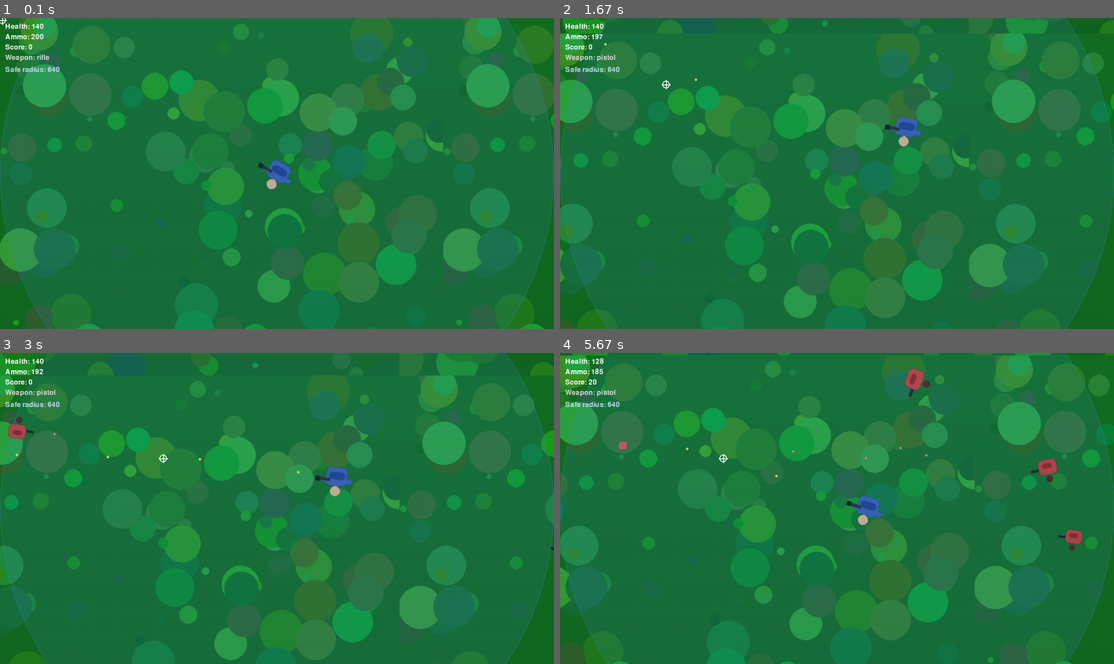
Above: before the commit, frames 1-4 (two rows, left to right).
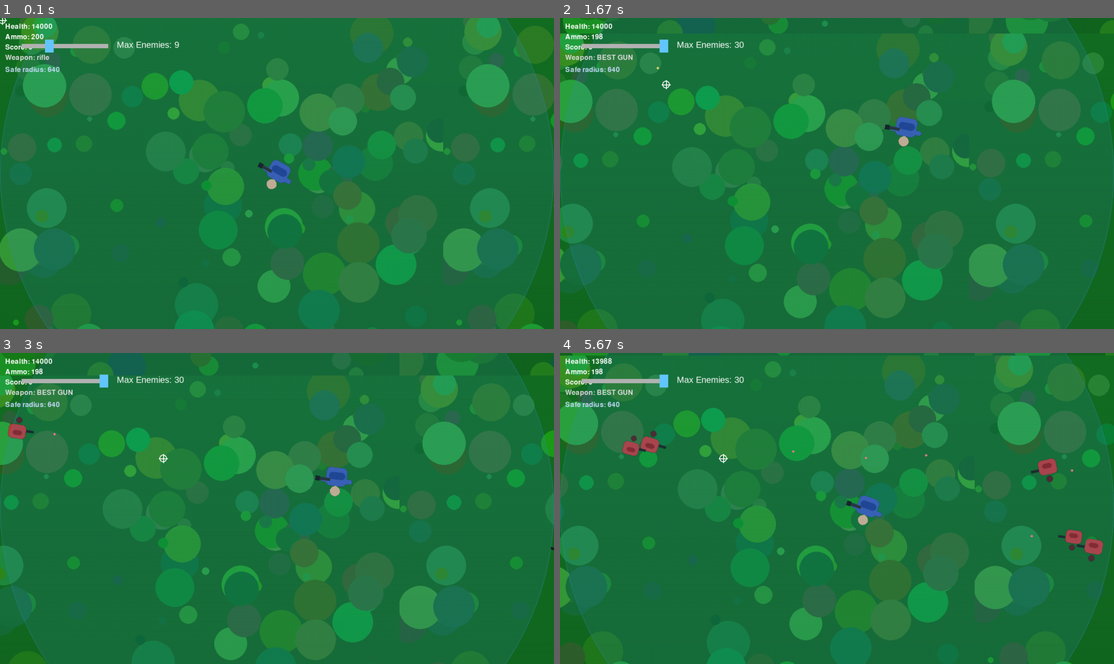
Above: after the commit, the same moments.

Repository: SAYANSAMANTA2005/pygames
Game: pygame game, started from freefire2.py
Same seed, same stepped clock (60 frames per second), same inputs: the game is played once before the commit and once after it.
Inputs (mouse positions are in pixels of both pictures, inside the frame that each line leads up to):
- Up to frame 1 (0.1 s): no input
- Up to frame 2 (1.67 s): click (609, 45) at 0.38 s; hold Right 0.67-1.13 s; tap Space at 0.73, 1.03, 1.23 s; tap 2 at 0.82 s; hold Up 1.17-1.47 s; tap 3 at 1.32 s; press the mouse at (609, 45) at 1.53 s; move the mouse to (665, 83) at 1.63 s
- Up to frame 3 (3 s): release the mouse at (160, 458) at 1.77 s; hold Right 1.83-2.3 s; tap Space at 1.9, 2.2, 2.4, 2.7, 2.97 s; tap 2 at 1.98 s; hold Left 2.33-2.87 s; tap 3 at 2.48 s; hold Down from 2.9 s (still down)
- Up to frame 4 (5.67 s): release Down at 3.2 s; hold Left 3.23-3.63 s; tap Space at 3.3, 3.6, 3.73, 4.13, 4.43, 4.8, 5.2, 5.5 s; tap 2 at 3.38, 4.88 s; hold Up 3.67-4.03 s; tap 3 at 3.82, 5.28 s; hold Right 4.07-4.7 s; hold Down 4.73-5.1 s; hold Left 5.13-5.6 s; hold Right from 5.63 s (still down)

The runs differ from the first frame. In frame 1, 0.4% of the frame differs, in the area x 3-33%, y 1-12%; in frame 2, 0.6%; in frame 3, 0.6%; in frame 4, 1.3%, in the area x 3-99%, y 0-67%.

Commit message:
most interactive freefire2.py

Diff:
--- a/freefire2.py
+++ b/freefire2.py
@@ -13,15 +13,26 @@
 FPS = 60
 
 PLAYER_SPEED = 340
-PLAYER_MAX_HEALTH = 140
+PLAYER_MAX_HEALTH = 14000
 PLAYER_MAX_AMMO = 200
 PLAYER_FIRE_RATE_RIFLE = 0.09
-PLAYER_FIRE_RATE_PISTOL = 0.20
+PLAYER_FIRE_RATE_PISTOL = 20
 PLAYER_BULLET_SPEED = 1400
 ENEMY_BULLET_SPEED = 700
 ENEMY_SPAWN_START = 1.4
 SAFE_ZONE_SHRINK_INTERVAL = 10.0
 SAFE_ZONE_SHRINK_FACTOR = 0.80
+
+MAX_ENEMYS_ON_SCREEN=10
+
+# Enemy count slider settings
+ENEMY_SLIDER_X, ENEMY_SLIDER_Y = 50, 60
+ENEMY_SLIDER_W, ENEMY_SLIDER_H = 200, 10
+ENEMY_SLIDER_HANDLE_W, ENEMY_SLIDER_HANDLE_H = 20, 30
+ENEMY_MIN_LIMIT, ENEMY_MAX_LIMIT = 1, 30   # user can allow 1–30 enemies
+
+
+#
 
 # ---------- UTIL: procedural art ----------
 def make_player_surface(size=96):
@@ -94,7 +105,8 @@
         self.fire_timer = 0.0
         self.weapons = {
             'rifle': [PLAYER_FIRE_RATE_RIFLE, 16, PLAYER_BULLET_SPEED, self.ammo],
-            'pistol': [PLAYER_FIRE_RATE_PISTOL, 34, PLAYER_BULLET_SPEED*0.75, self.ammo]
+            'pistol': [PLAYER_FIRE_RATE_PISTOL, 34, PLAYER_BULLET_SPEED*0.6, self.ammo],
+            'BEST GUN': [PLAYER_FIRE_RATE_PISTOL*2, 50, PLAYER_BULLET_SPEED*1.15, self.ammo]
         }
         self.current_weapon = 'rifle'
         self.score = 0
@@ -229,6 +241,7 @@
 
     player = Player(player_surf)
     player_group.add(player)
+    player_group.add(player)
 
     spawn_timer = ENEMY_SPAWN_START
     running = True
@@ -246,6 +259,9 @@
     safe_shrink_timer = SAFE_ZONE_SHRINK_INTERVAL
 
     pygame.mouse.set_visible(False)
+    enemy_slider_value = 0.3  # between 0 and 1
+    enemy_dragging = False
+    max_enemies = int(ENEMY_MIN_LIMIT + enemy_slider_value * (ENEMY_MAX_LIMIT - ENEMY_MIN_LIMIT))
 
     while running:
         dt = clock.tick(FPS) / 1000.0
@@ -261,6 +277,8 @@
                     player.switch_weapon('rifle')
                 if ev.key == pygame.K_2:
                     player.switch_weapon('pistol')
+                if ev.key == pygame.K_3:
+                    player.switch_weapon('BEST GUN')
                 if ev.key == pygame.K_r and player.health <= 0:
                     # restart
                     enemies.empty(); bullets.empty(); pickups.empty()
@@ -271,6 +289,25 @@
                     safe_radius = max(SCREEN_W, SCREEN_H)//2
                     safe_center = Vector2(SCREEN_W//2, SCREEN_H//2)
                     paused = False
+                   # event=ev
+            elif ev.type == pygame.MOUSEBUTTONDOWN:
+                mx, my = ev.pos
+                handle_rect = pygame.Rect(
+                ENEMY_SLIDER_X + int(enemy_slider_value * (ENEMY_SLIDER_W - ENEMY_SLIDER_HANDLE_W)),
+                ENEMY_SLIDER_Y - (ENEMY_SLIDER_HANDLE_H - ENEMY_SLIDER_H) // 2,
+                ENEMY_SLIDER_HANDLE_W, ENEMY_SLIDER_HANDLE_H
+    )
+                if handle_rect.collidepoint(mx, my):
+                  enemy_dragging = True
+
+            elif ev.type == pygame.MOUSEBUTTONUP:
+                 enemy_dragging = False
+
+            elif ev.type == pygame.MOUSEMOTION and enemy_dragging:
+                mx, my = ev.pos
+                enemy_slider_value = max(0, min(1, (mx - ENEMY_SLIDER_X) / (ENEMY_SLIDER_W - ENEMY_SLIDER_HANDLE_W)))
+                max_enemies = int(ENEMY_MIN_LIMIT + enemy_slider_value * (ENEMY_MAX_LIMIT - ENEMY_MIN_LIMIT))
+
 
         keys = pygame.key.get_pressed()
         mouse_pos = pygame.mouse.get_pos()
@@ -292,8 +329,9 @@
                     x = -60; y = random.randint(0, SCREEN_H)
                 else:
                     x = SCREEN_W + 60; y = random.randint(0, SCREEN_H)
-                e = Enemy(enemy_surf, x, y)
-                enemies.add(e)
+                if len(enemies)<max_enemies:
+                 e = Enemy(enemy_surf, x, y)
+                 enemies.add(e)
 
             # update enemies
             for e in list(enemies):
@@ -328,7 +366,7 @@
                     player.score += 4
 
             # safe zone shrink behavior
-            safe_shrink_timer -= dt
+           # safe_shrink_timer -= dt
             if safe_shrink_timer <= 0:
                 safe_shrink_timer = SAFE_ZONE_SHRINK_INTERVAL
                 safe_radius = max(60, int(safe_radius * SAFE_ZONE_SHRINK_FACTOR))
@@ -389,6 +427,20 @@
         screen.blit(weapon_text, (hud_x, hud_y+72))
         screen.blit(safe_text, (hud_x, hud_y+100))
 
+        #
+        # Enemy count slider bar
+        pygame.draw.rect(screen, (180,180,180), (ENEMY_SLIDER_X, ENEMY_SLIDER_Y, ENEMY_SLIDER_W, ENEMY_SLIDER_H))
+# Handle
+        handle_x = ENEMY_SLIDER_X + int(enemy_slider_value * (ENEMY_SLIDER_W - ENEMY_SLIDER_HANDLE_W))
+        handle_y = ENEMY_SLIDER_Y - (ENEMY_SLIDER_HANDLE_H - ENEMY_SLIDER_H)//2
+        pygame.draw.rect(screen, (100,200,255), (handle_x, handle_y, ENEMY_SLIDER_HANDLE_W, ENEMY_SLIDER_HANDLE_H))
+
+# Label
+        font_small = pygame.font.SysFont("Arial", 20)
+        label = font_small.render(f"Max Enemies: {max_enemies}", True, (255,255,255))
+        screen.blit(label, (ENEMY_SLIDER_X + ENEMY_SLIDER_W + 20, ENEMY_SLIDER_Y - 10))
+
+        #
         if paused and player.health <= 0:
             gg = big_font.render('YOU DIED', True, (255,80,80))
             sub = font.render('Press R to restart or ESC to quit', True, (220,220,220))
